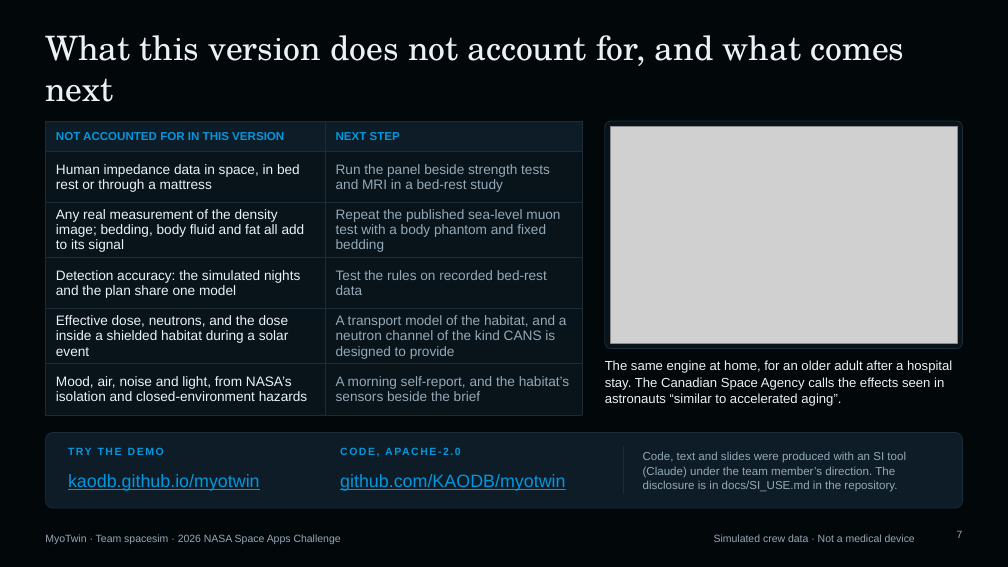
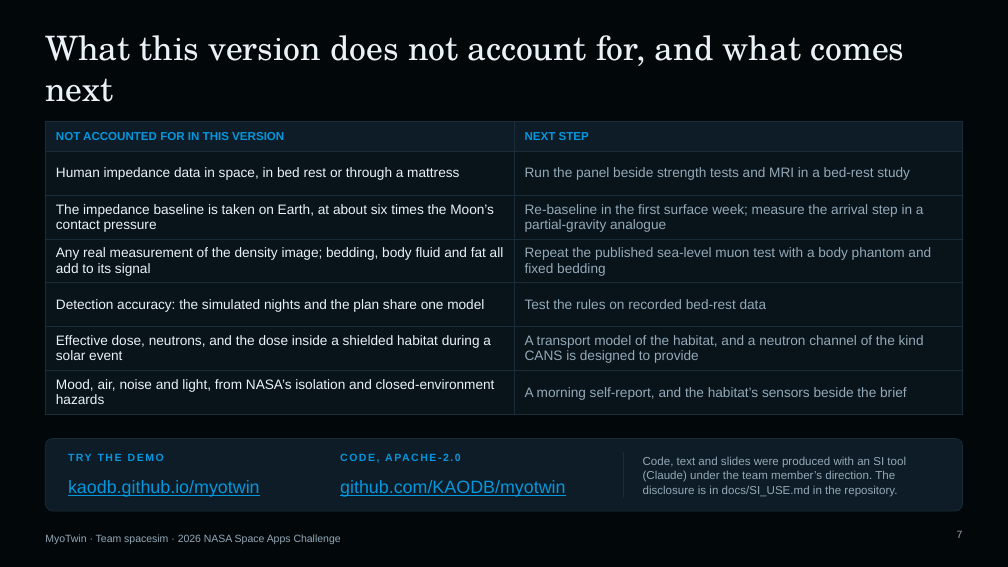
Before and after one commit to KAODB/myotwin, a slide deck: slide 7 of demo/slides/MyoTwin-demo.pptx. Drawn at 1008x567 pixels with LibreOffice and Linux fonts; fonts in the diff are those of the drawing; grey boxes stand for pictures. Boxes give left, top, right and bottom in pixels: in the first picture for what was removed or moved away, otherwise in the second. Text is boxed around its words. In the diff, an @@ line names an element or a change of style, - is before the commit and + after.

```diff
--- a/demo/slides/MyoTwin-demo.pptx
+++ b/demo/slides/MyoTwin-demo.pptx
@@ table at <box>45,121,963,408</box> @@
+row 3: The impedance baseline is taken on Earth, at about six times the Moon’s contact pressure | Re-baseline in the first surface week; measure the arrival step in a partial-gravity analogue
@@ table: place and size @@
-table at <box>45,121,582,405</box>
+table at <box>45,121,963,408</box>
@@ rounded rectangle removed at <box>605,121,963,349</box> @@
@@ picture removed at <box>610,126,957,343</box> @@
@@ text removed at <box>605,360,952,406</box> @@
-The same engine at home, for an older adult after a hospital stay. The Canadian Space Agency calls the effects seen in astronauts “similar to accelerated aging”.
@@ rounded rectangle at <box>45,439,963,511</box>: proportions changed @@
@@ 5 texts, 1 rounded rectangle, 1 line: place and size @@
-5 texts, 1 rounded rectangle, 1 line at <box>45,433,963,508</box>
+5 texts, 1 rounded rectangle, 1 line at <box>45,439,963,511</box>
@@ text removed at <box>714,534,915,542</box> @@
-Simulated crew data · Not a medical device
```
Also in this commit, not shown: 6 other slides changed, 11 other files.
